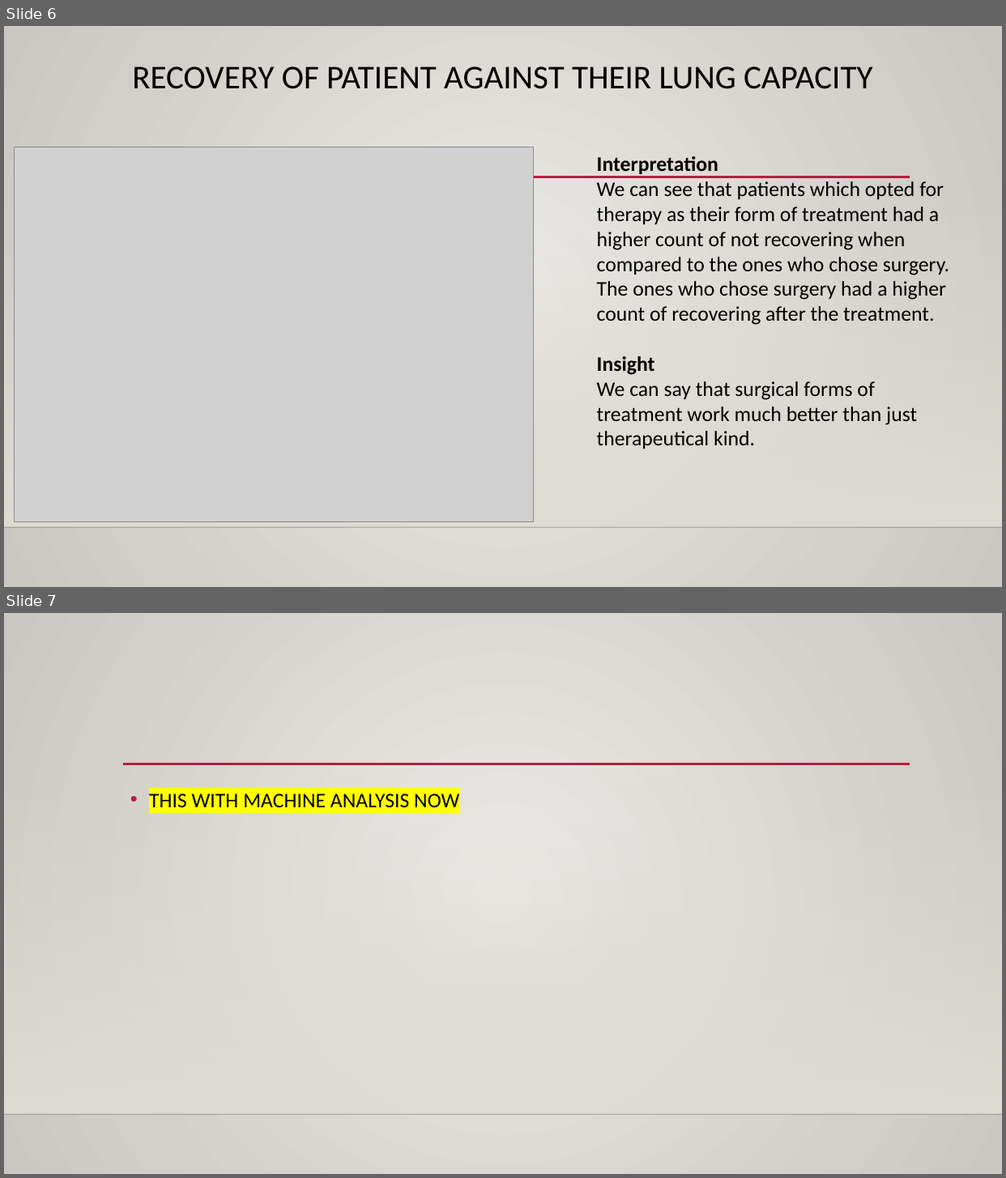
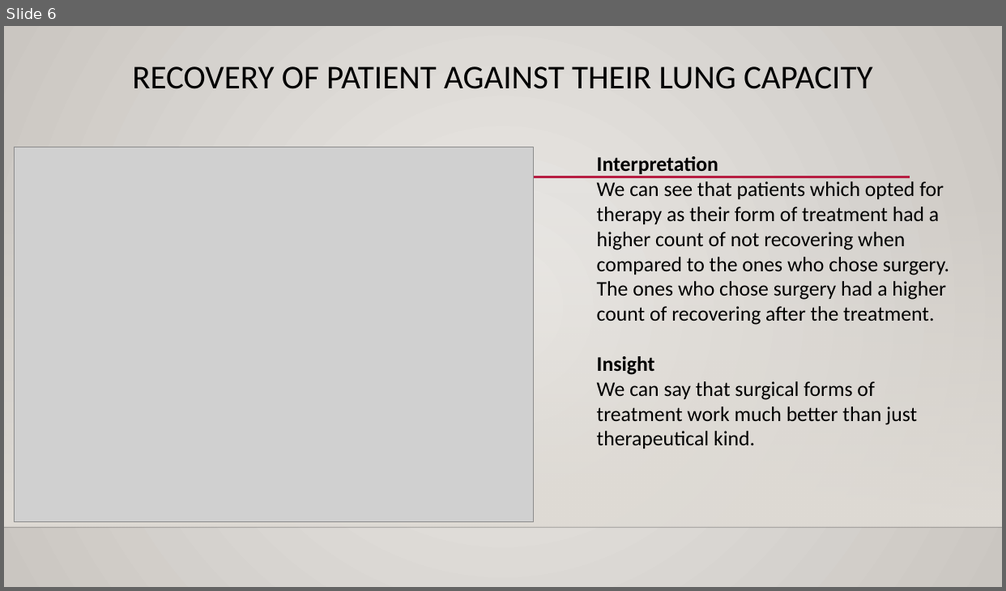
Before and after one commit to ramprashant66/CSC177_Poject1, a slide deck: Assignment 1.pptx. Shown one above the other, each under a label of ours: slides 6 and 7 before the commit, slide 6 after it. The pictures are 1006x1178 and 1006x591 pixels, drawn with LibreOffice and Linux fonts; fonts in the diff are those of the drawing; grey boxes stand for pictures; background and template pictures are left out. Boxes give left, top, right and bottom in pixels: in the first picture for what was removed or moved away, otherwise in the second. Text is boxed around its words. In the diff, an @@ line names an element or a change of style, - is before the commit and + after.

```diff
--- a/Assignment 1.pptx
+++ b/Assignment 1.pptx
@@ slide 7 removed at (4, 613, 1002, 1174), background gradient #ECEAE7 to #CAC7C1; not listed: 3 template elements that a slide beside it also shows @@
@@ text removed at (149, 794, 459, 807) @@
-• THIS WITH MACHINE ANALYSIS NOW
```
Also in this commit, not shown: 1 slide changed, 2 slides added.
